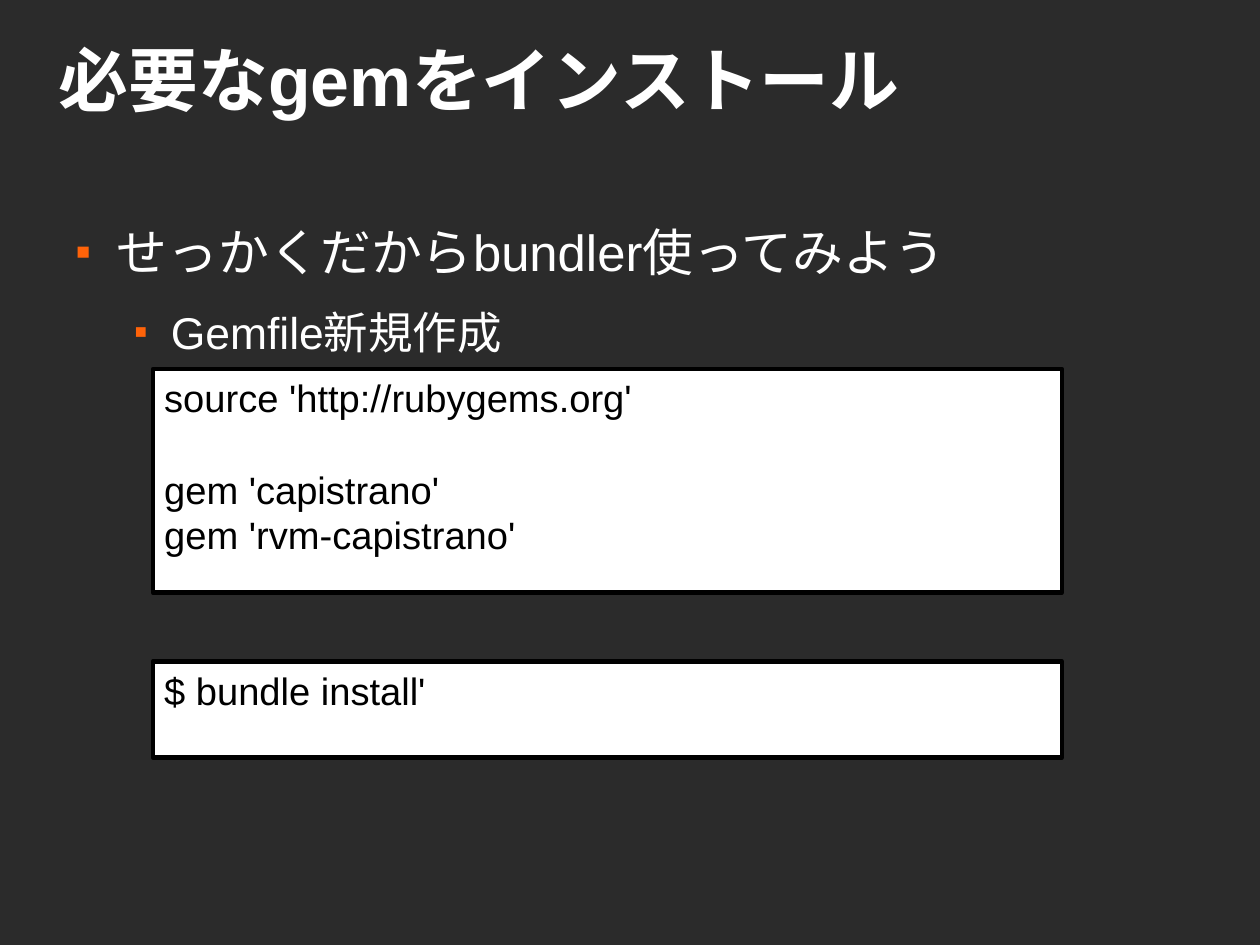
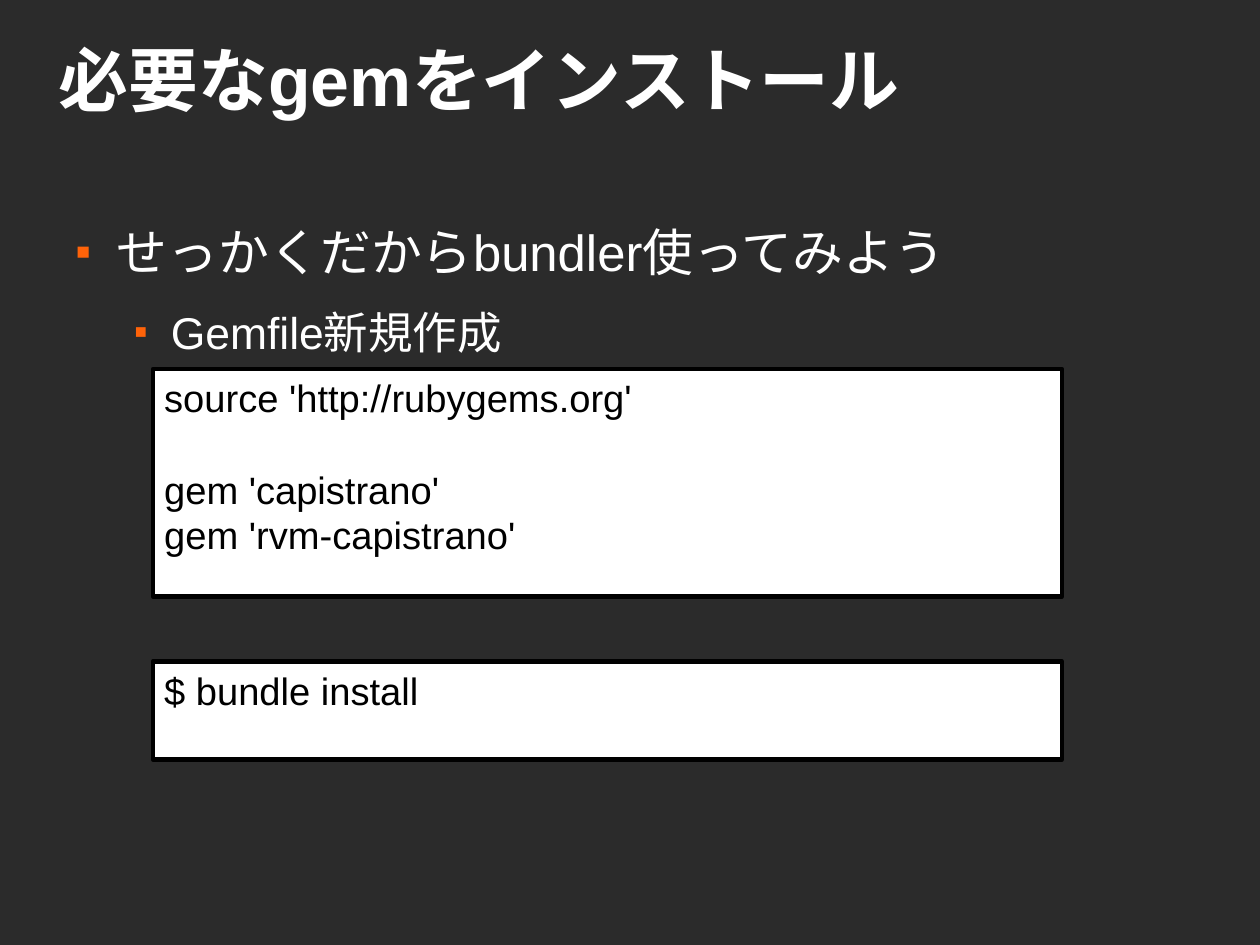
Before and after one commit to sendagayarb/mokmok_2012-05-28, a slide deck: slide 8 of fukajun/capistrano.odp. Drawn at 1260x945 pixels with LibreOffice and Linux fonts; fonts in the diff are those of the drawing; background and template pictures are left out; a plain dark background stands for a picture behind light text. Boxes give left, top, right and bottom in pixels: in the first picture for what was removed or moved away, otherwise in the second. Text is boxed around its words. In the diff, an @@ line names an element or a change of style, - is before the commit and + after.

```diff
--- a/fukajun/capistrano.odp
+++ b/fukajun/capistrano.odp
@@ rectangle "source 'http://rubygems.org'": place and size @@
-rectangle "source 'http://rubygems.org'" at <box>153,369,1062,593</box>
+rectangle "source 'http://rubygems.org'" at <box>153,369,1062,597</box>
@@ text in rectangle at <box>196,677,418,706</box>: text changed @@
-$ bundle install'
+$ bundle install
```
Also in this commit, not shown: 1 other slide changed, 1 slide added.
